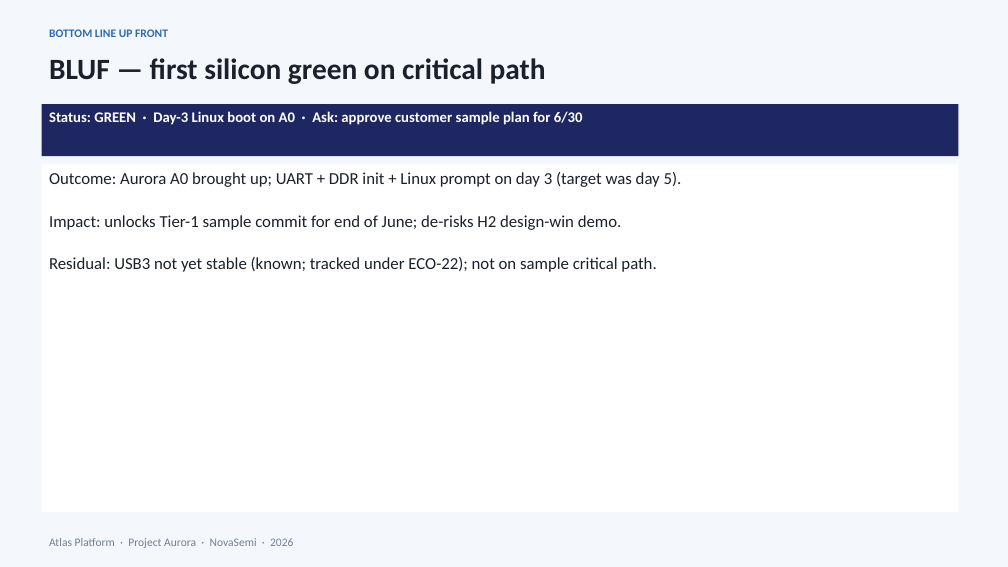
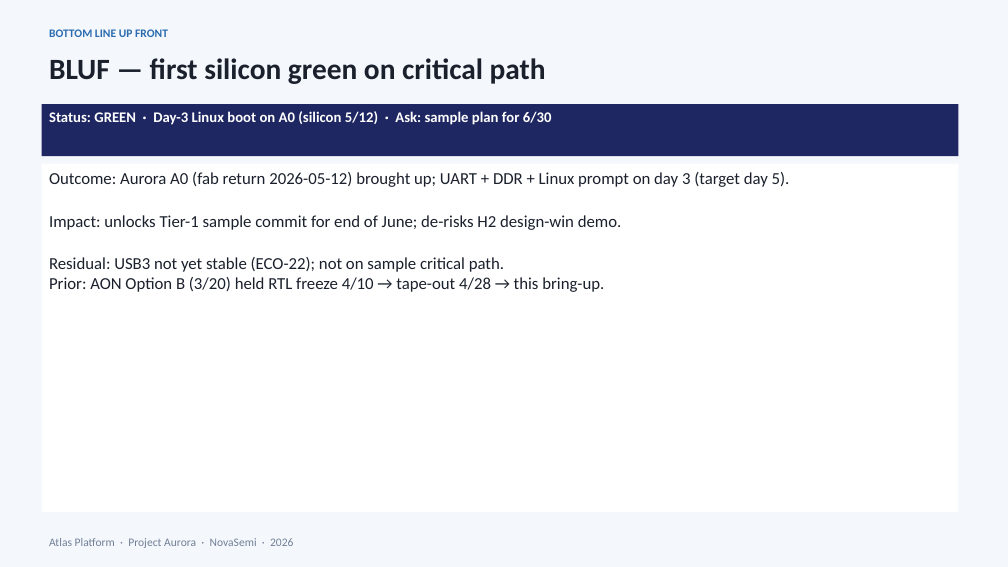
Before and after one commit to peter0749/MindsetMD, a slide deck: slide 2 of skills/presentations/assets/pptx/examples/02-results-demo.pptx. Drawn at 1008x567 pixels with LibreOffice and Linux fonts; fonts in the diff are those of the drawing. Boxes give left, top, right and bottom in pixels: in the first picture for what was removed or moved away, otherwise in the second. Text is boxed around its words. In the diff, an @@ line names an element or a change of style, - is before the commit and + after.

Commit message:
Fix Aurora example timeline coherence across decks 01-09
Resequence freeze (4/10) before silicon (5/12) and farm-ROI lagging
KPIs before ask-by (5/30). Add AURORA_TIMELINE anchors and regression
tests that fail on freeze-held-after-ask and 01/02 chronology bugs.

```diff
--- a/skills/presentations/assets/pptx/examples/02-results-demo.pptx
+++ b/skills/presentations/assets/pptx/examples/02-results-demo.pptx
@@ text in rectangle at bbox=[49, 111, 552, 125]: text changed @@
-Status: GREEN · Day-3 Linux boot on A0 · Ask: approve customer sample plan for 6/30
+Status: GREEN · Day-3 Linux boot on A0 (silicon 5/12) · Ask: sample plan for 6/30
@@ text in rectangle at bbox=[49, 172, 790, 187]: text changed @@
-Outcome: Aurora A0 brought up; UART + DDR init + Linux prompt on day 3 (target was day 5).
+Outcome: Aurora A0 (fab return 2026-05-12) brought up; UART + DDR + Linux prompt on day 3 (target day 5).
@@ text in rectangle at bbox=[49, 257, 604, 292]: text changed @@
-Residual: USB3 not yet stable (known; tracked under ECO-22); not on sample critical path.
+Residual: USB3 not yet stable (ECO-22); not on sample critical path.
+Prior: AON Option B (3/20) held RTL freeze 4/10 → tape-out 4/28 → this bring-up.
```
Also in this commit, not shown: 3 other slides changed, 20 other files.
